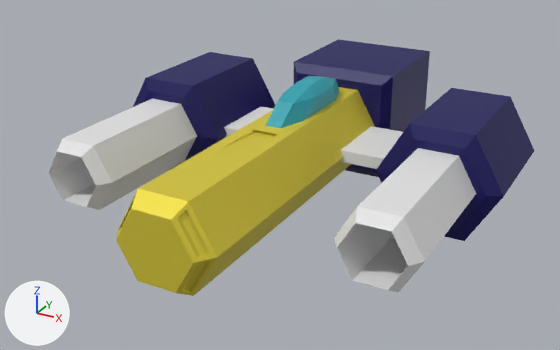
Two versions of the FBX model Assets/Ships/PlayerShips/ShipC.fbx, one commit apart.
Both versions are drawn from a camera (50 mm lens) standing at (7.05, -12.72, 6.13) and looking at (-0.26, 0.57, -0.52). The axes (+X, +Y, +Z) are drawn at lower left. The lights are the same throughout. Where no turn or scale is listed for an object, it has been applied to the vertices.
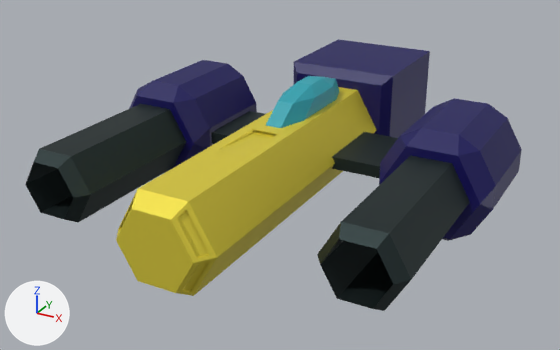
Where the newer file only moved an object's origin or applied its transform, the numbers keep the older frame.

Pixel boxes (x1, y1, x2, y2) of what changed, in the pictures (560 x 350 px; the box of a moved part takes in the faces that stretch with it):
'Cylinder.001', recoloured, surface changed, mesh moved (white to black): before (49, 99, 476, 292); after (25, 104, 470, 311)
'Cylinder.002', reshaped, moved, turned, rescaled: before (133, 52, 534, 241); after (129, 60, 522, 241)
'Cube', recoloured, surface changed, mesh moved (white to black): before (224, 107, 403, 169); after (211, 111, 398, 178)
part 3 of me_cylinder_002, moved or reshaped: before (133, 52, 534, 241); after (379, 98, 522, 241)
part 4 of me_cylinder_002, added: after (129, 60, 257, 172)

The change in detail:
Material 'Material' (mat_material) changes colour from white #e7e7e7 to black #323f40; in linear values from (0.8, 0.8, 0.8) to (0.0324, 0.0501, 0.0509).
In material 'Material' (mat_material), metallic goes from 0.0 to 0.813.
me_cylinder_001 has 48 vertices, 40 faces and spans x -7.06..0.79, y -3.25..2.99, z -0.68..0.68.
me_cylinder_001 is used by ob_cylinder_001; location (3.13, 0.66, 0.0).
me_cylinder_001 part 1: the whole mesh is moved by (0.0, -0.61, 0.0).
me_cube_002 has 16 vertices, 12 faces and spans x -3.91..0.9, y -0.83..0.83, z -0.13..0.13.
me_cube_002 is used by ob_cube; location (1.51, 1.84, 0.0).
me_cube_002 part 2: the whole mesh is moved by (0.0, -0.41, 0.0).
me_cylinder_002 is used by ob_cylinder_002; location (3.13, 1.96, 0.0); rotation (1.571, 1.571, 0.0), in degrees (90, 90, 0); scale (1.27, 1.27, 1.3).
me_cylinder_002 had 36 vertices, 28 faces and spanned x -0.87..0.87, y -5.93..1.0, z -1.0..1.09.
me_cylinder_002 now has 84 vertices, 88 faces and spans x -86.6..86.6, y -100.0..108.74, z -89.1..582.04.
me_cylinder_002 part 3: 36 vertices removed from x -0.87..0.87, y -5.93..1.0, z -1.0..1.09; 42 vertices added at x -86.6..86.6, y -100.0..108.74, z -89.1..89.1.
me_cylinder_002 part 4: 42 vertices added at x -86.6..86.6, y -100.0..108.74, z 403.84..582.04.
Object 'Cylinder.002' (ob_cylinder_002) moves from (3.13, 1.96, 0.0) to (3.13, 1.55, 0.0).
Object 'Cylinder.002' (ob_cylinder_002) turns from (90, 90, 0) to (-180, 90, 0) degrees about x, y and z.
Object 'Cylinder.002' (ob_cylinder_002) is rescaled from (1.27, 1.27, 1.3) to (0.0127, 0.013, 0.0127).
